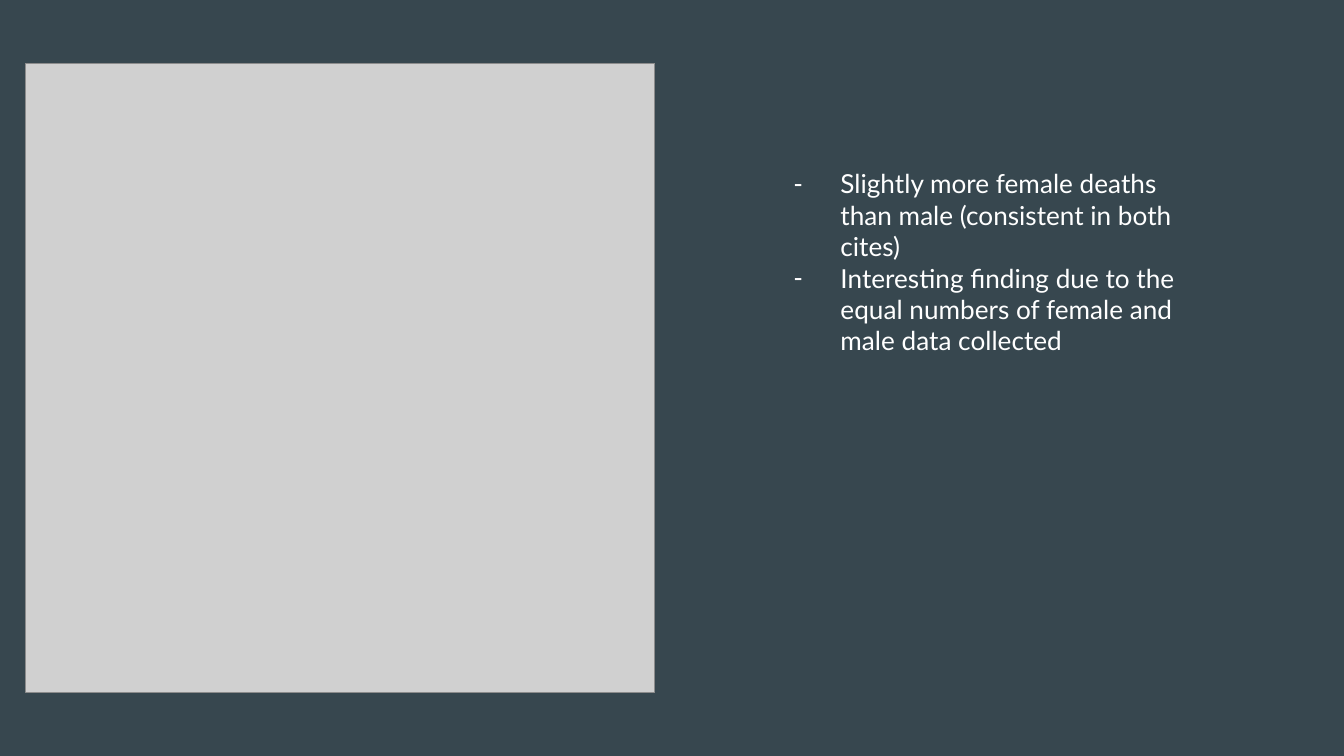
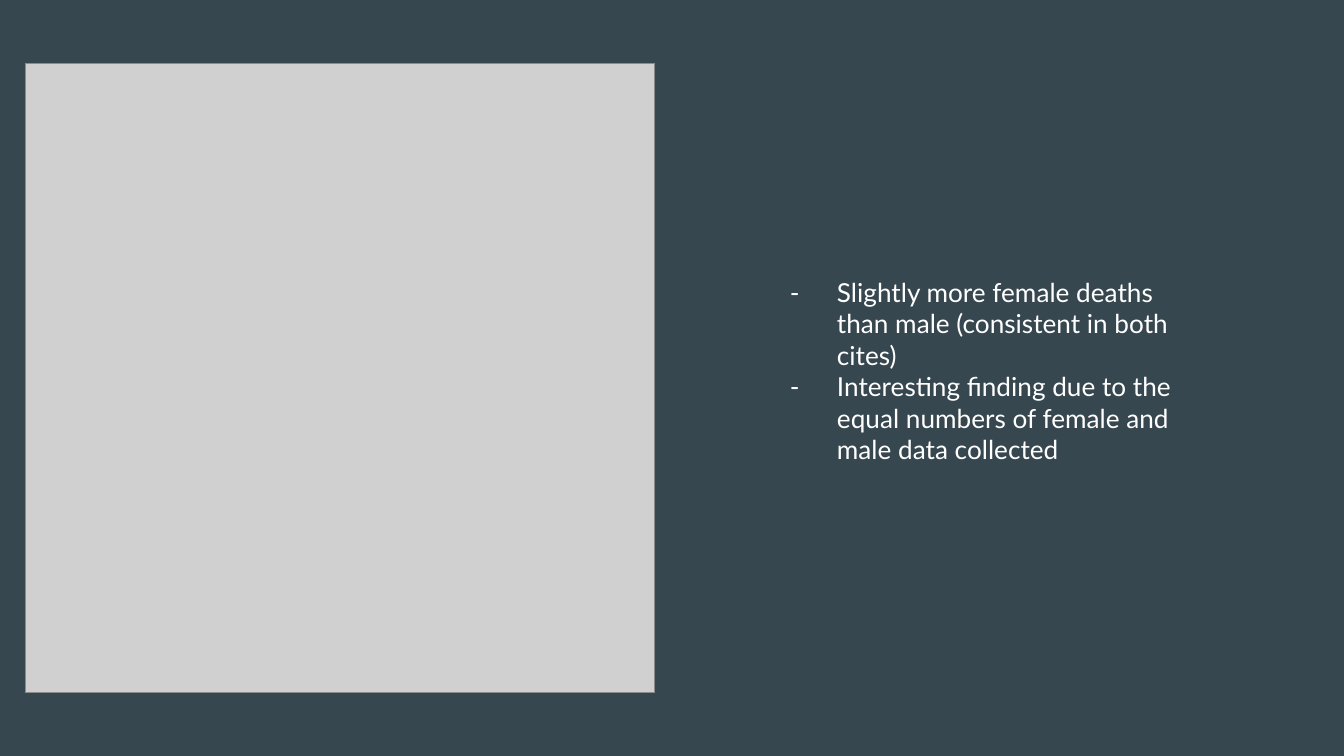
Before and after one commit to jjpaaske/BIS15W2020_Project_Karim_Paaske, a slide deck: slide 11 of Bis 15L.pptx. Drawn at 1344x756 pixels with LibreOffice and Linux fonts; fonts in the diff are those of the drawing; grey boxes stand for pictures. Boxes give left, top, right and bottom in pixels: in the first picture for what was removed or moved away, otherwise in the second. Text is boxed around its words. In the diff, an @@ line names an element or a change of style, - is before the commit and + after.

Commit message:
update ppt

```diff
--- a/Bis 15L.pptx
+++ b/Bis 15L.pptx
@@ text "Slightly more female deaths than ...": place and size @@
-text "Slightly more female deaths than ..." at box(840, 173, 1174, 350)
+text "Slightly more female deaths than ..." at box(837, 282, 1171, 459)
```
Also in this commit, not shown: 2 other slides changed, 1 slide removed, 1 other file.
